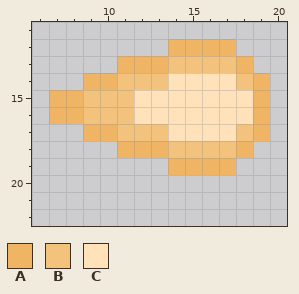
File history of a pixel-art sprite, Code/Assets/PlaceHolders/Bullet.png. Above: the version before the commit.
The file is 32x32 pixels. Shown: x 6..20, y 11..22.
Palette (. is transparent): A #efb564  B #f3c37e  C #ffe2ba
Pixels before, first column x 7:
12 .......AAAA..
13 ....AAABBBBA.
14 ..AABBBCCCCBA
15 AABBBCCCCCCCA
16 AABBBCCCCCCCA
17 ..AABBBCCCCBA
18 ....AAABBBBA.
19 .......AAAA..
The same view after the edit:
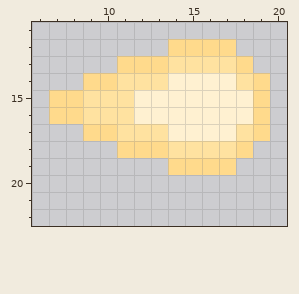
The edit:
colour A: #efb564 -> #ffda8c
colour B: #f3c37e -> #ffe2a0
colour C: #ffe2ba -> #fff1d1
Pixel boxes of the changes (left, top, right, bottom) in both pictures:
changed: (49, 39, 270, 175)
